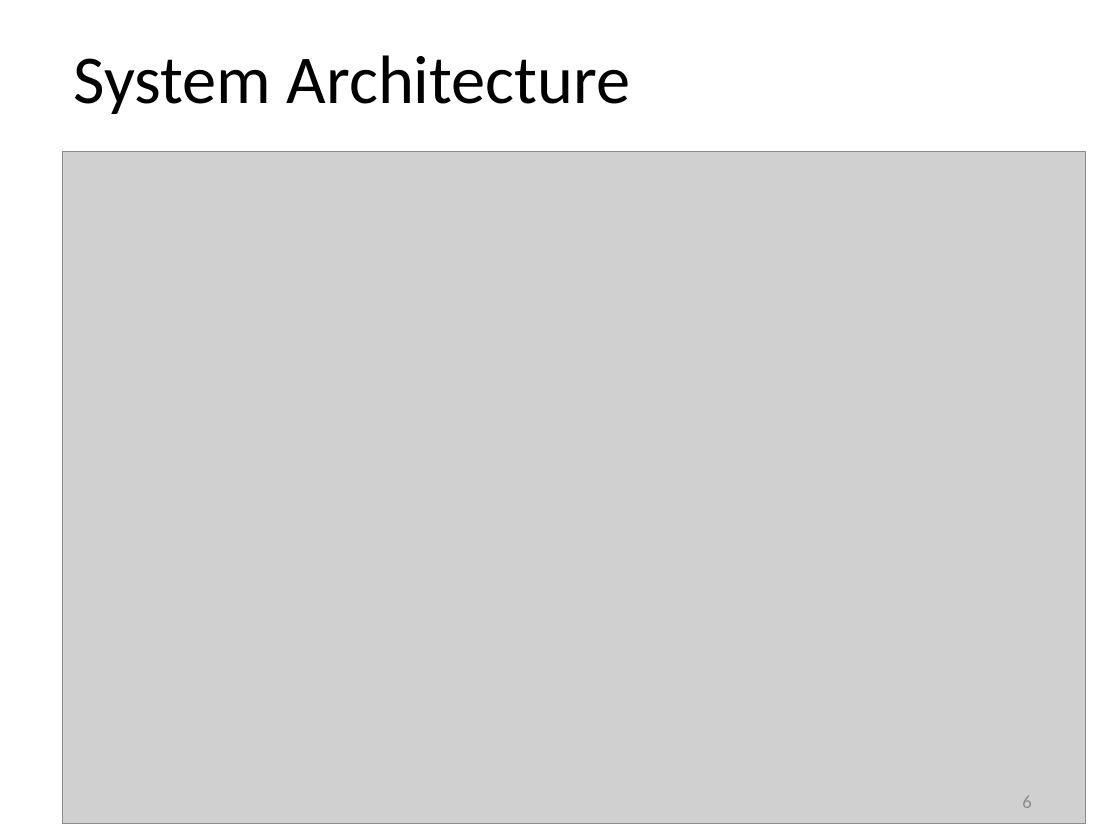
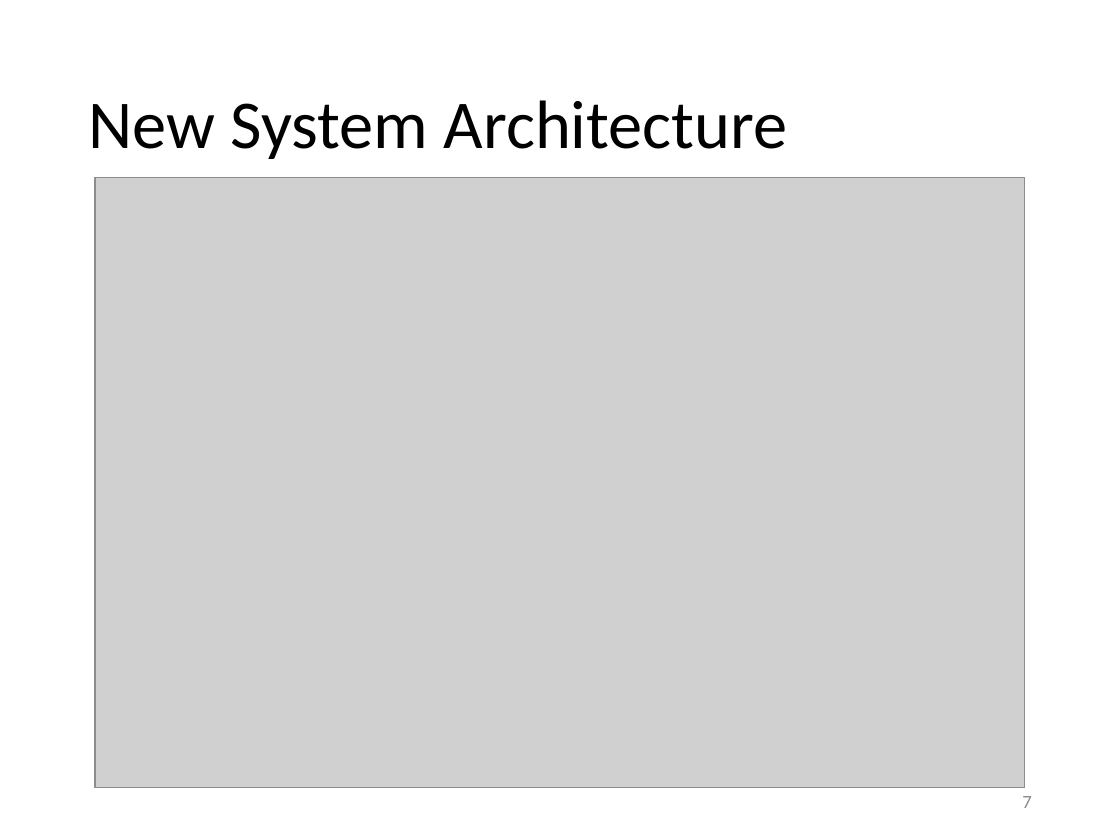
Before and after one commit to XCopter-HSU/XCopter, a slide deck: slide 7 of Final_Report/InFinalReportEinpflegen (Fuer Jan)/presentation_sample/sample_01.pptx (slide 6 before the commit). Drawn at 1120x840 pixels with LibreOffice and Linux fonts; fonts in the diff are those of the drawing; grey boxes stand for pictures; background and template pictures are left out. Boxes give left, top, right and bottom in pixels: in the first picture for what was removed or moved away, otherwise in the second. Text is boxed around its words. In the diff, an @@ line names an element or a change of style, - is before the commit and + after.

```diff
--- a/Final_Report/InFinalReportEinpflegen (Fuer Jan)/presentation_sample/sample_01.pptx
+++ b/Final_Report/InFinalReportEinpflegen (Fuer Jan)/presentation_sample/sample_01.pptx
@@ title at [88, 100, 788, 159]: text changed @@
-System Architecture
+New System Architecture
@@ picture: place and size @@
-picture at [63, 151, 1086, 823]
+picture at [95, 178, 1025, 788]
@@ page number at [1022, 796, 1031, 808]: text changed @@
-6
+7
```
Also in this commit, not shown: 3 slides added, 2 other files.
